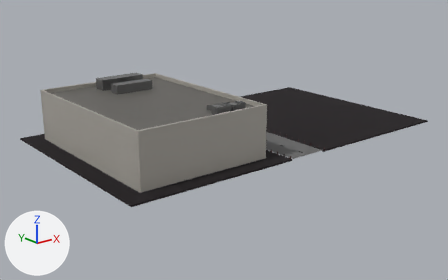
Two versions of the Blender file Supermarket.blend, one commit apart.
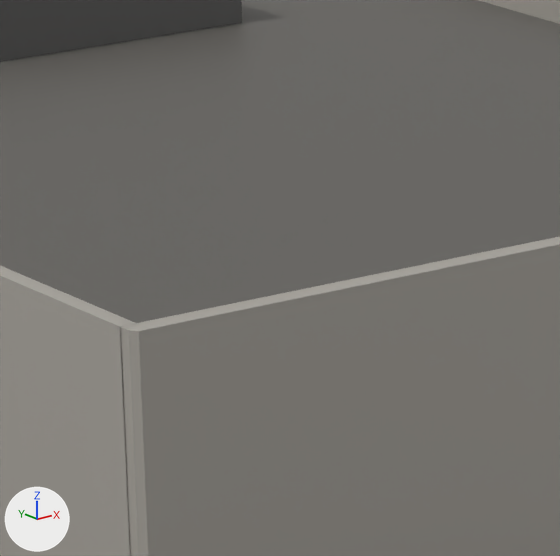
Each version appears first whole from a 50 mm lens placed at (-268.0, -436.7, 166.0), pointed at (79.6, -2.2, -7.8), and next in a close-up on the part from 27% to 44% of the width and 31% to 58% of the height. Every picture has the same lights, and +X, +Y and +Z are marked at lower left. The first two pictures are the older version. Objects named as collision shapes, trigger or cutter boxes, shadow casters or lower levels of detail are left out.

The first close-up shows 'Cube.003', 'SM_roof', 'SM_wall_panel_back', 'SM_wall_panel_front-col', 'SM_wall_panel_right'.
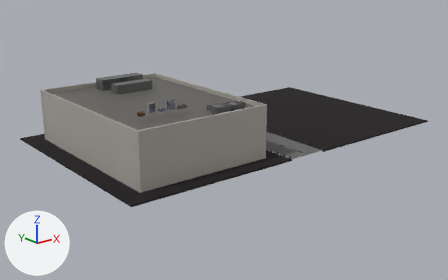
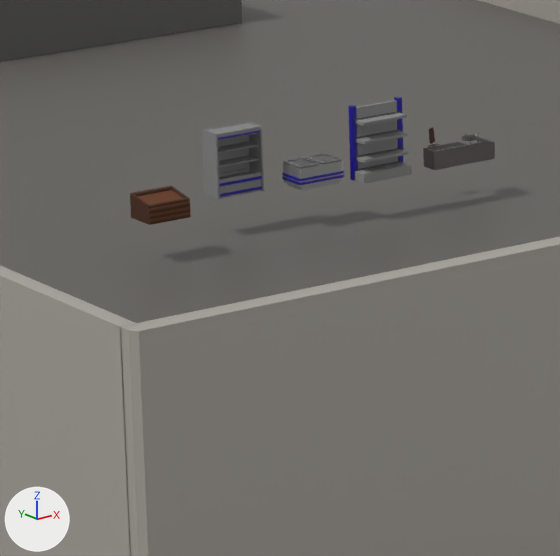
Changed parts and their boxes [x1, y1, x2, y2] in the close-ups (560 x 556 px):
'shelf', moved (not visible before)
    after: [349, 97, 412, 184]
'fridge', moved (not visible before)
    after: [202, 121, 264, 200]
'food_stand', moved (not visible before)
    after: [130, 186, 191, 225]
'cash_register', moved (not visible before)
    after: [423, 127, 495, 170]
'freezer-col', moved (not visible before)
    after: [282, 160, 345, 190]
'Cube.029-col', moved (not visible before)
    after: [284, 158, 320, 169]
'Cube.028-col', moved (not visible before)
    after: [306, 154, 342, 164]

The change in detail:
Object 'fridge' (ob_fridge) moves from (-26.6, -9.2, 3.1) to (-26.6, -47.0, 49.1).
Object 'food_stand' (ob_food_stand) moves from (-38.1, -13.5, 1.2) to (-38.1, -51.3, 47.1).
Object 'freezer-col' (ob_freezer_col) moves from (-18.3, -11.6, 1.1) to (-18.3, -49.4, 47.1).
Object 'cash_register' (ob_cash_register) moves from (-32.2, -15.6, 0.0) to (-32.2, -53.4, 46.0).
Object 'shelf' (ob_shelf) moves from (-11.3, -14.0, 0.5) to (-11.3, -51.8, 46.4).
